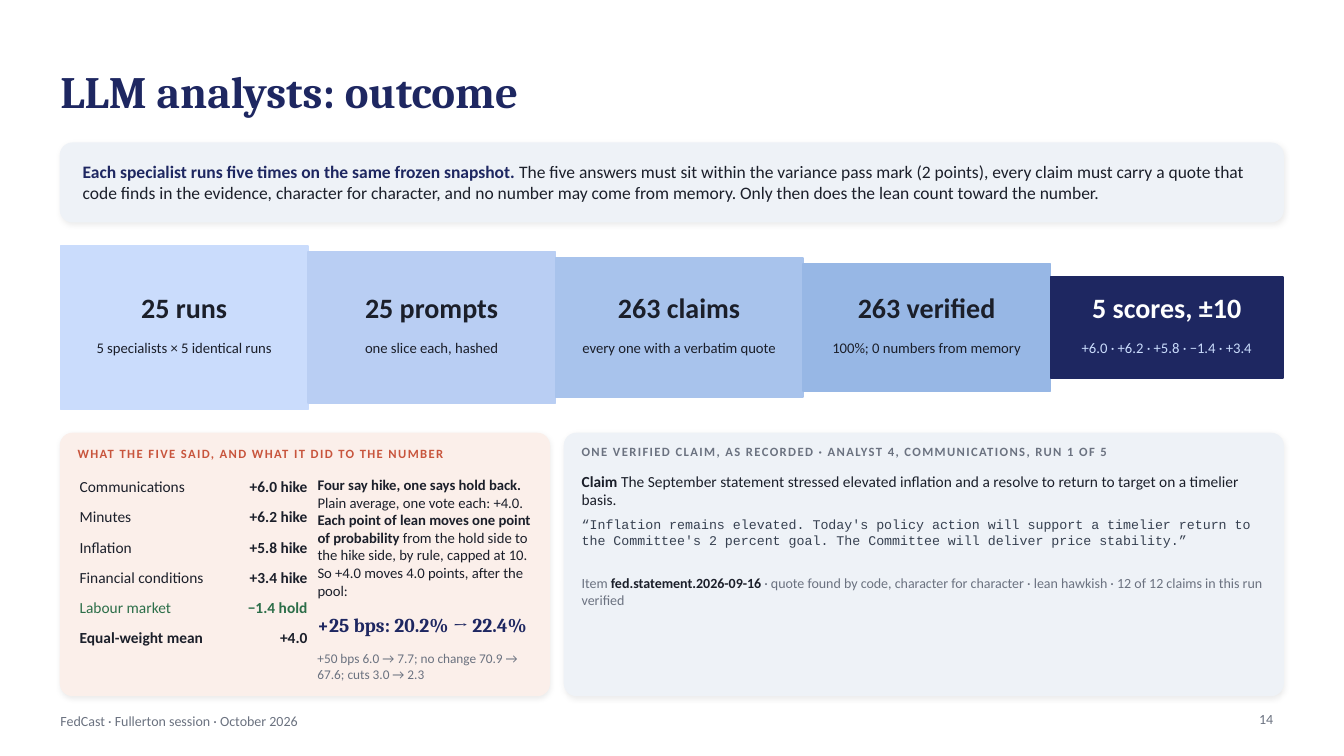
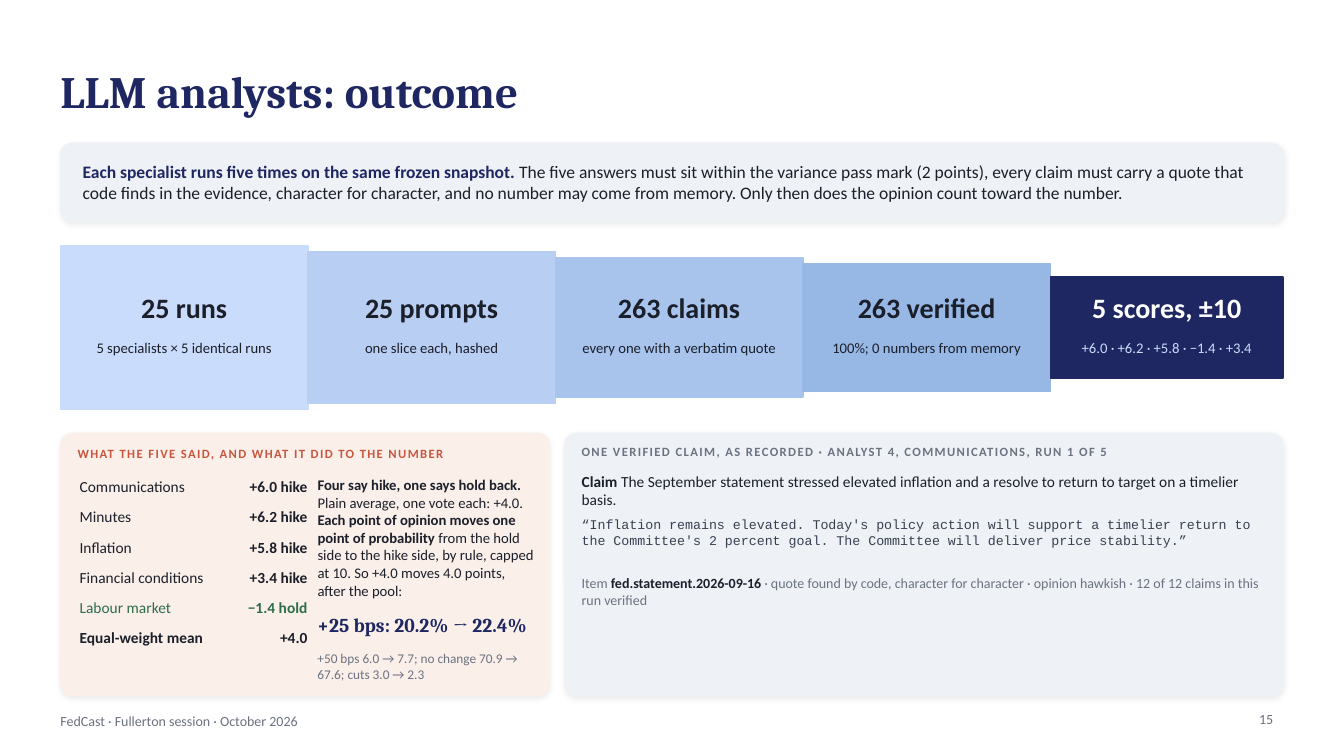
Before and after one commit to kmt112/fed-forecast, a slide deck: slide 15 of docs/FedCast_Fullerton.pptx (slide 14 before the commit). Drawn at 1344x756 pixels with LibreOffice and Linux fonts; fonts in the diff are those of the drawing. Boxes give left, top, right and bottom in pixels: in the first picture for what was removed or moved away, otherwise in the second. Text is boxed around its words. In the diff, an @@ line names an element or a change of style, - is before the commit and + after.

```diff
--- a/docs/FedCast_Fullerton.pptx
+++ b/docs/FedCast_Fullerton.pptx
@@ text at <box>83,165,1243,202</box>: text changed @@
-Each specialist runs five times on the same frozen snapshot. The five answers must sit within the variance pass mark (2 points), every claim must carry a quote that code finds in the evidence, character for character, and no number may come from memory. Only then does the lean count toward the number.
+Each specialist runs five times on the same frozen snapshot. The five answers must sit within the variance pass mark (2 points), every claim must carry a quote that code finds in the evidence, character for character, and no number may come from memory. Only then does the opinion count toward the number.
@@ text at <box>318,514,533,599</box>: text changed @@
-Each point of lean moves one point of probability from the hold side to the hike side, by rule, capped at 10. So +4.0 moves 4.0 points, after the pool:
+Each point of opinion moves one point of probability from the hold side to the hike side, by rule, capped at 10. So +4.0 moves 4.0 points, after the pool:
@@ text at <box>582,578,1259,605</box>: text changed @@
-Item fed.statement.2026-09-16 · quote found by code, character for character · lean hawkish · 12 of 12 claims in this run verified
+Item fed.statement.2026-09-16 · quote found by code, character for character · opinion hawkish · 12 of 12 claims in this run verified
@@ page number at <box>1259,715,1273,724</box>: text changed @@
-14
+15
```
Also in this commit, not shown: 8 other slides changed, 1 slide added, 2 other files.
